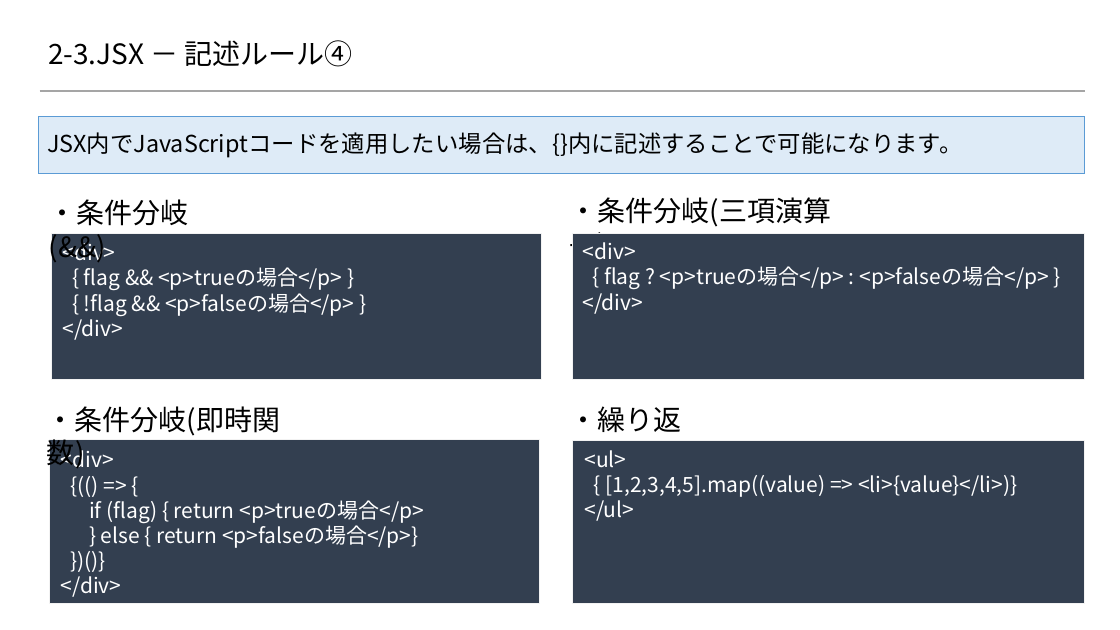
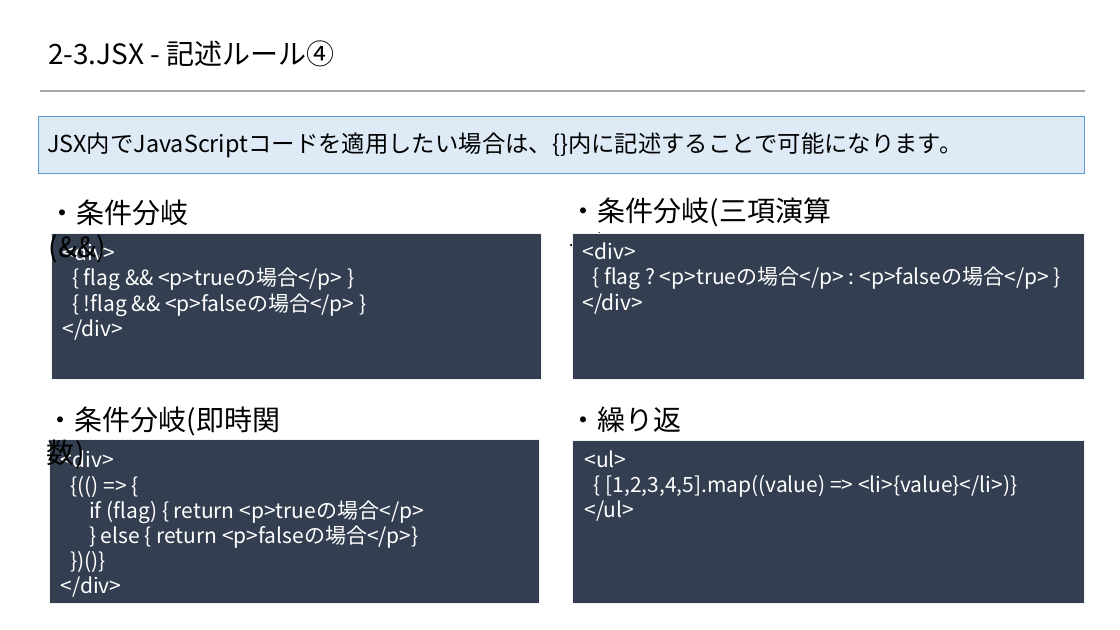
Before and after one commit to 2018SYSTEMI34/diary, a slide deck: slide 5 of doc/02_SlideShare/01.ネタ/２_Reactの基礎/2-3_Reactの基礎知識 ～JSX編～.pptx. Drawn at 1120x630 pixels with LibreOffice and Linux fonts; fonts in the diff are those of the drawing; background and template pictures are left out. Boxes give left, top, right and bottom in pixels: in the first picture for what was removed or moved away, otherwise in the second. Text is boxed around its words. In the diff, an @@ line names an element or a change of style, - is before the commit and + after.

```diff
--- a/doc/02_SlideShare/01.ネタ/２_Reactの基礎/2-3_Reactの基礎知識 ～JSX編～.pptx
+++ b/doc/02_SlideShare/01.ネタ/２_Reactの基礎/2-3_Reactの基礎知識 ～JSX編～.pptx
@@ title at (48,40,335,67): text changed @@
-2-3.JSX － 記述ルール④
+2-3.JSX - 記述ルール④
```
Also in this commit, not shown: 5 other slides changed, 5 other files.
